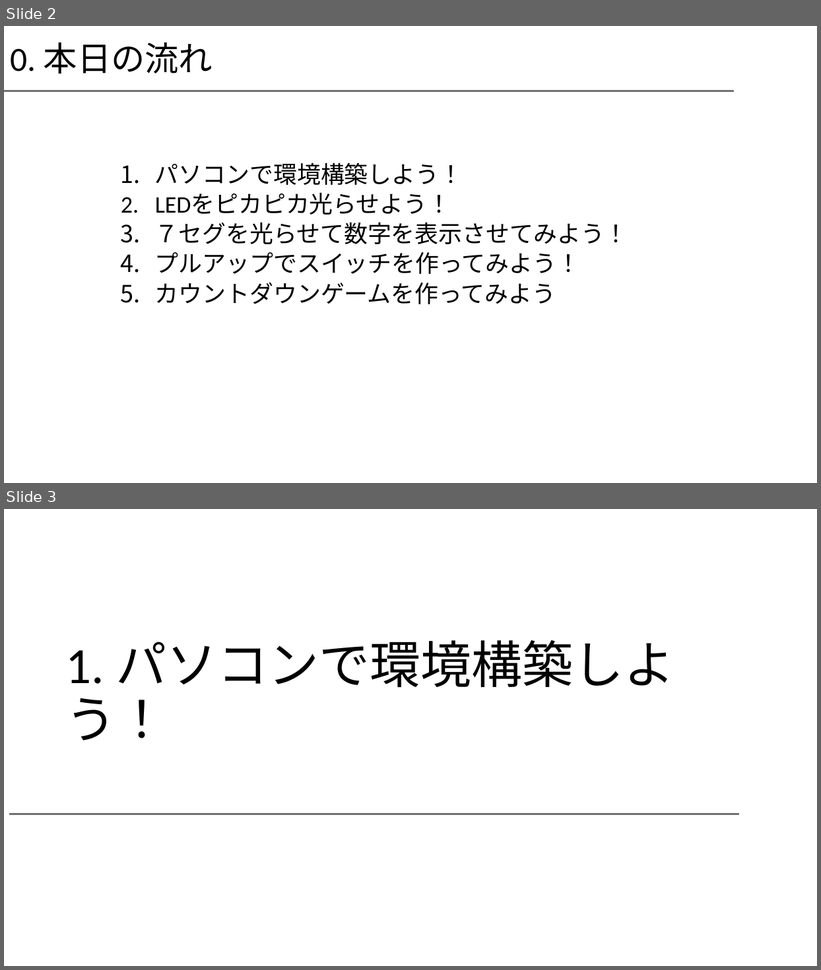
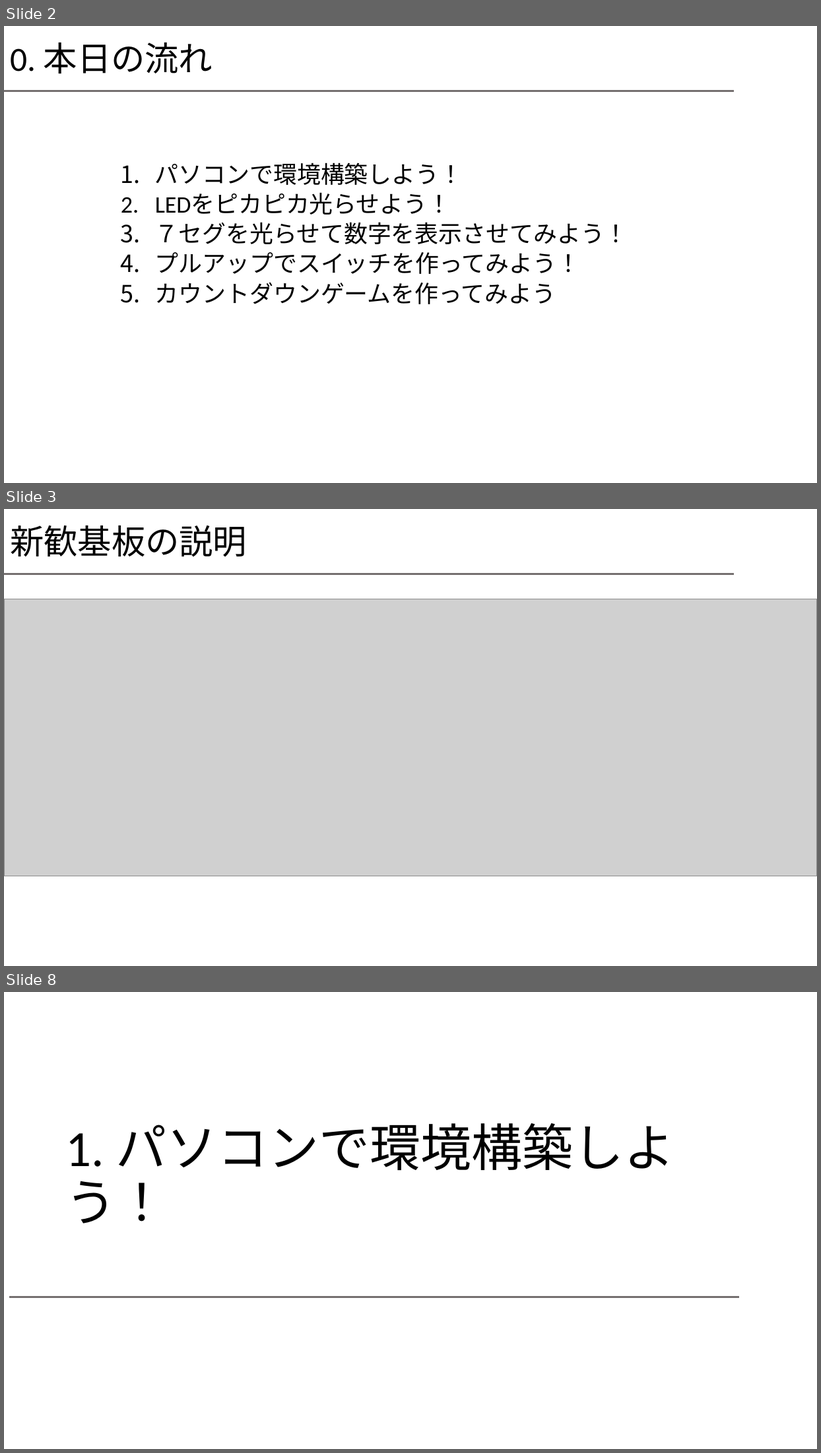
Before and after one commit to 308029/shinkan, a slide deck: 新歓スライド.pptx. Shown one above the other, each under a label of ours: slides 2 and 3 before the commit, slides 2, 3 and 8 after it; the slides between them are not shown. The pictures are 821x970 and 821x1453 pixels, drawn with LibreOffice and Linux fonts; fonts in the diff are those of the drawing; grey boxes stand for pictures; background and template pictures are left out. Boxes give left, top, right and bottom in pixels: in the first picture for what was removed or moved away, otherwise in the second. Text is boxed around its words. In the diff, an @@ line names an element or a change of style, - is before the commit and + after.

Commit message:
基板の説明等を追加

```diff
--- a/新歓スライド.pptx
+++ b/新歓スライド.pptx
@@ slide 3 added at (4,509,817,966), background #FFFFFF; not listed: 1 template element that a slide beside it also shows @@
@@ title added at (10,525,247,557), 40 pt, text #000000 @@
+新歓基板の説明
@@ picture added at (4,599,817,876) @@
@@ what was slide 3 is now slide 8 @@
```
Also in this commit, not shown: 4 other slides added.
